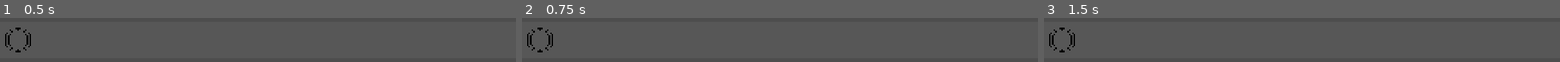
Above: before the commit, frames 1-3 (left to right).
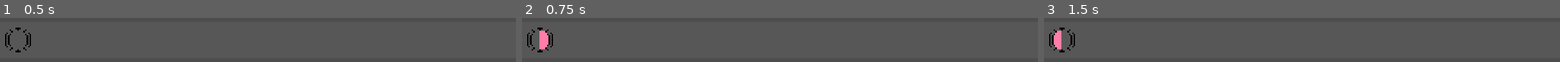
Above: after the commit, the same moments.

Repository: Kita-power/MochiSlam
Game: Godot game, scene res://Scenes/Gameplay.tscn
The game is run twice, just before and just after one commit, with the same random seed, the same clock (stepped at 60 frames per second) and the same inputs. Sound files missing from this copy of the repository are replaced by a short silence.
Inputs:
- Up to frame 1 (0.5 s): no input
- Up to frame 2 (0.75 s): tap Enter at 0.5 s; hold J (hit_centre_right) from 0.53 s (still down)
- Up to frame 3 (1.5 s): tap Space at 1.25 s; release J (hit_centre_right) at 1.28 s; hold F (hit_centre_left) from 1.28 s (still down)

Frame 1 is identical in both runs. In frame 2, 0.7% of the frame differs, in the area x 3-6%, y 28-72%; in frame 3, 0.5%.

Commit message:
Drum receptors animation now works

Diff:
--- a/Scripts/Gameplay.gd
+++ b/Scripts/Gameplay.gd
@@ -12,43 +12,43 @@
 
 #Reminder that yellow is rim, pink is centre.
 func _process(_delta: float) -> void:
-	if Input.is_action_just_pressed("hit_left_rim"):
+	if Input.is_action_just_pressed("hit_rim_left"):
 		_try_hit(Note.NoteType.RIM)
 
-	if Input.is_action_pressed("hit_left_rim"):
+	if Input.is_action_pressed("hit_rim_left"):
 		$Lane/DrumReceptor.set_hit_visible("left_rim", true)
 
-	if Input.is_action_just_released("hit_left_rim"):
+	if Input.is_action_just_released("hit_rim_left"):
 		$Lane/DrumReceptor.set_hit_visible("left_rim", false)
 
 
-	if Input.is_action_just_pressed("hit_left_centre"):
+	if Input.is_action_just_pressed("hit_centre_left"):
 		_try_hit(Note.NoteType.CENTER)
 
-	if Input.is_action_pressed("hit_left_centre"):
-		$Lane/DrumReceptor.set_hit_visible("left_centre", true)
+	if Input.is_action_pressed("hit_centre_left"):
+		$Lane/DrumReceptor.set_hit_visible("left_drum", true)
 
-	if Input.is_action_just_released("hit_left_centre"):
-		$Lane/DrumReceptor.set_hit_visible("left_centre", false)
+	if Input.is_action_just_released("hit_centre_left"):
+		$Lane/DrumReceptor.set_hit_visible("left_drum", false)
 
 
-	if Input.is_action_just_pressed("hit_right_centre"):
+	if Input.is_action_just_pressed("hit_centre_right"):
 		_try_hit(Note.NoteType.CENTER)
 
-	if Input.is_action_pressed("hit_right_centre"):
-		$Lane/DrumReceptor.set_hit_visible("right_centre", true)
+	if Input.is_action_pressed("hit_centre_right"):
+		$Lane/DrumReceptor.set_hit_visible("right_drum", true)
 
-	if Input.is_action_just_released("hit_right_centre"):
-		$Lane/DrumReceptor.set_hit_visible("right_centre", false)
+	if Input.is_action_just_released("hit_centre_right"):
+		$Lane/DrumReceptor.set_hit_visible("right_drum", false)
 
 
-	if Input.is_action_just_pressed("hit_right_rim"):
+	if Input.is_action_just_pressed("hit_rim_right"):
 		_try_hit(Note.NoteType.RIM)
 
-	if Input.is_action_pressed("hit_right_rim"):
+	if Input.is_action_pressed("hit_rim_right"):
 		$Lane/DrumReceptor.set_hit_visible("right_rim", true)
 
-	if Input.is_action_just_released("hit_right_rim"):
+	if Input.is_action_just_released("hit_rim_right"):
 		$Lane/DrumReceptor.set_hit_visible("right_rim", false)
 
 func _try_hit(expected_type: int) -> void:
